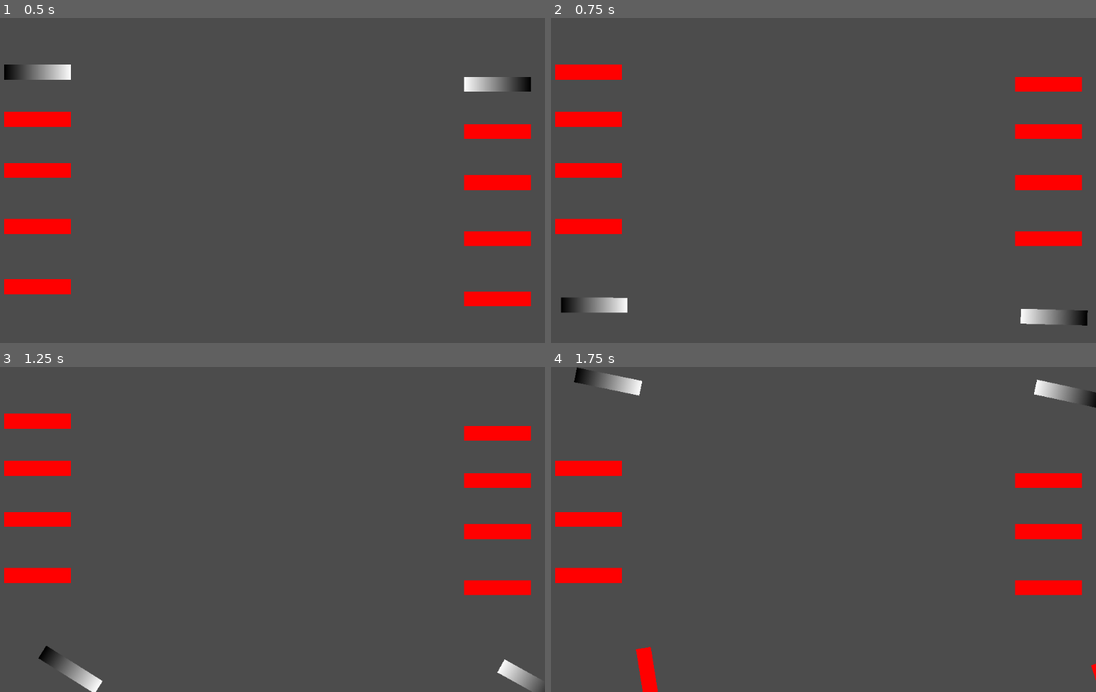
Above: before the commit, frames 1-4 (two rows, left to right).
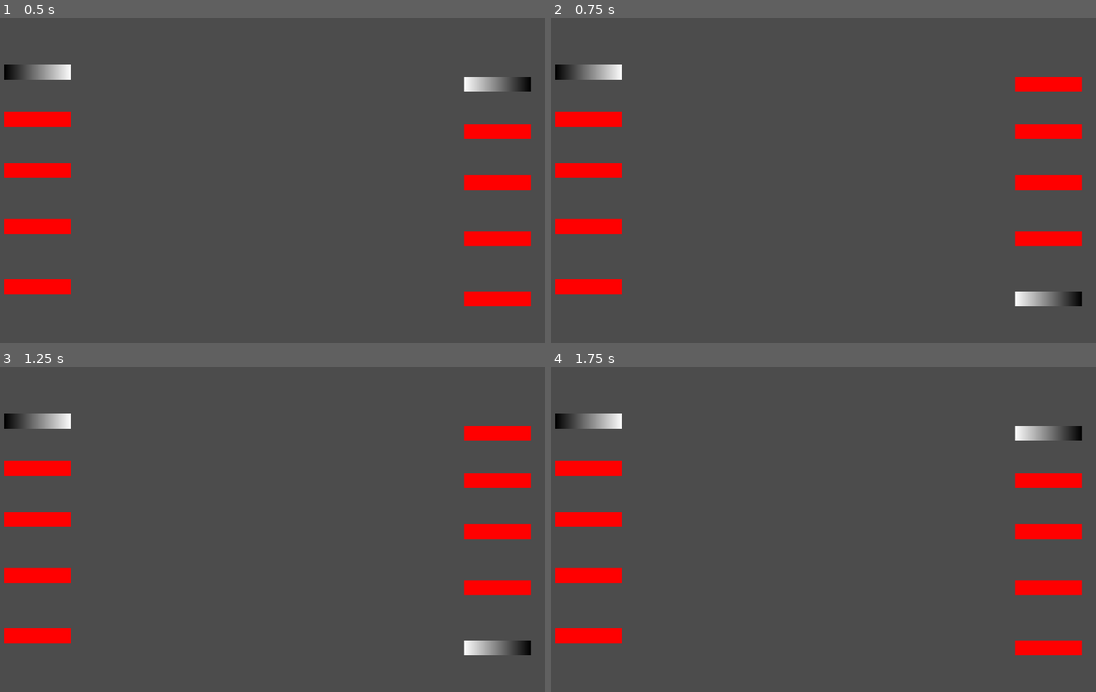
Above: after the commit, the same moments.

Repository: TheCatalyyst/LD41-les_cartes
Game: Godot game, scene res://Game.tscn
Two runs of this game, one before a commit and one after it. Both use one fixed random seed, a clock stepped at 60 frames per second and the inputs below.
Inputs:
- Up to frame 1 (0.5 s): no input
- Up to frame 2 (0.75 s): tap Enter at 0.5 s; hold Up (ui_up) from 0.53 s (still down); tap Space (ui_select) at 0.6 s
- Up to frame 3 (1.25 s): keep holding Up (ui_up); tap Space (ui_select) at 0.77, 1.07 s
- Up to frame 4 (1.75 s): release Up (ui_up) at 1.28 s; hold Down (ui_down) from 1.28 s (still down); tap Space (ui_select) at 1.35, 1.52 s

Frame 1 is identical in both runs. In frame 2, 2.5% of the frame differs, in the area x 0-99%, y 14-95%; in frame 3, 2.4%; in frame 4, 3.3%, in the area x 0-100%, y 0-100%.

Commit message:
gestion deux joueurs

Diff:
--- a/Game.tscn
+++ b/Game.tscn
@@ -9,6 +9,7 @@
 position = Vector2( 1024.02, 309.421 )
 scale = Vector2( -1, 1 )
 _sections_unfolded = [ "Transform" ]
+num = 2
 
 [node name="joueur2" parent="." index="1" instance=ExtResource( 1 )]
 
--- a/cartes/carte_attack.tscn
+++ b/cartes/carte_attack.tscn
@@ -3,7 +3,7 @@
 [ext_resource path="res://cartes/carte_base.tscn" type="PackedScene" id=1]
 [ext_resource path="res://cartes/carte_shield.gd" type="Script" id=2]
 
-[node name="carte_base" index="0" instance=ExtResource( 1 )]
+[node name="carte_base" instance=ExtResource( 1 )]
 
 script = ExtResource( 2 )
 rot = 2.0
--- a/joueur.gd
+++ b/joueur.gd
@@ -1,9 +1,10 @@
 extends Node2D
 
-export(int) var carte_select
+export(int) var num
 export(float) var vie
 export(Array) var pioche
 
+var carte_select
 func _ready():
 	piocher_carte()
 	piocher_carte()
@@ -14,23 +15,34 @@
 	$Cartes.get_child(carte_select).get_child(0).retourner_carte()
 
 func _process(delta):
-	if(Input.is_action_just_pressed("ui_down")):
-		$Cartes.get_child(carte_select).get_child(0).retourner_carte()
+	if(Input.is_action_just_pressed("action_down_" + String(num))):
+		if(!$Cartes.get_child(carte_select).est_vide()):
+			$Cartes.get_child(carte_select).get_child(0).retourner_carte()
 		carte_select = carte_select + 1
 		if(carte_select == $Cartes.get_child_count()):
 			carte_select = 0
-		$Cartes.get_child(carte_select).get_child(0).retourner_carte()
-	if(Input.is_action_just_pressed("ui_up")):
-		$Cartes.get_child(carte_select).get_child(0).retourner_carte()
+		if(!$Cartes.get_child(carte_select).est_vide()):
+			$Cartes.get_child(carte_select).get_child(0).retourner_carte()
+	if(Input.is_action_just_pressed("action_up_" + String(num))):
+		if(!$Cartes.get_child(carte_select).est_vide()):
+			$Cartes.get_child(carte_select).get_child(0).retourner_carte()
 		carte_select = (carte_select - 1)
 		if(carte_select < 0):
 			carte_select = $Cartes.get_child_count() - 1
-		$Cartes.get_child(carte_select).get_child(0).retourner_carte()
-	if(Input.is_action_just_pressed("ui_select")):
-		$Cartes.get_child(carte_select).get_child(0).lancer(Vector2(1,0))
+		if(!$Cartes.get_child(carte_select).est_vide()):
+			$Cartes.get_child(carte_select).get_child(0).retourner_carte()
+	if(Input.is_action_just_pressed("action_launch_" + String(num))):
+		if(!$Cartes.get_child(carte_select).est_vide()):
+			var dir
+			if(num == 1):
+				dir = Vector2(1,0)
+			else:
+				dir = Vector2(-1, 0)
+			$Cartes.get_child(carte_select).get_child(0).lancer(dir)
 
 func _on_Area2D_body_entered(body):
-	vie -= 1
+	# En espérant que ce soit une carte
+	body.OnContactPlayer()
 
 func piocher_carte():
 	var child_id = 0
--- a/joueur.tscn
+++ b/joueur.tscn
@@ -12,11 +12,13 @@
 [node name="joueur" type="Node2D" index="0"]
 
 script = ExtResource( 1 )
-carte_select = 0
-vie = 1.0
+num = 1
+vie = 10.0
 pioche = [ "res://cartes/carte_attack.tscn", "res://cartes/carte_shield.tscn" ]
 
-[node name="Area2D" type="Area2D" parent="." index="0"]
+[node name="Area2D" type="Area2D" parent="." index="0" groups=[
+"Joueur",
+]]
 
 editor/display_folded = true
 input_pickable = false
--- a/project.godot
+++ b/project.godot
@@ -14,6 +14,53 @@
 run/main_scene="res://Game.tscn"
 config/icon="res://icon.png"
 
+[input]
+
+action_up_1=[ Object(InputEventJoypadMotion,"resource_local_to_scene":false,"resource_name":"","device":0,"axis":1,"axis_value":-1.0,"script":null)
+, Object(InputEventJoypadButton,"resource_local_to_scene":false,"resource_name":"","device":0,"button_index":12,"pressure":0.0,"pressed":false,"script":null)
+, Object(InputEventKey,"resource_local_to_scene":false,"resource_name":"","device":0,"alt":false,"shift":false,"control":false,"meta":false,"command":false,"pressed":false,"scancode":90,"unicode":0,"echo":false,"script":null)
+, Object(InputEventKey,"resource_local_to_scene":false,"resource_name":"","device":0,"alt":false,"shift":false,"control":false,"meta":false,"command":false,"pressed":false,"scancode":87,"unicode":0,"echo":false,"script":null)
+ ]
+action_down_1=[ Object(InputEventJoypadMotion,"resource_local_to_scene":false,"resource_name":"","device":0,"axis":1,"axis_value":1.0,"script":null)
+, Object(InputEventJoypadButton,"resource_local_to_scene":false,"resource_name":"","device":0,"button_index":13,"pressure":0.0,"pressed":false,"script":null)
+, Object(InputEventKey,"resource_local_to_scene":false,"resource_name":"","device":0,"alt":false,"shift":false,"control":false,"meta":false,"command":false,"pressed":false,"scancode":83,"unicode":0,"echo":false,"script":null)
+ ]
+action_launch_1=[ Object(InputEventKey,"resource_local_to_scene":false,"resource_name":"","device":0,"alt":false,"shift":false,"control":false,"meta":false,"command":false,"pressed":false,"scancode":68,"unicode":0,"echo":false,"script":null)
+, Object(InputEventKey,"resource_local_to_scene":false,"resource_name":"","device":0,"alt":false,"shift":false,"control":false,"meta":false,"command":false,"pressed":false,"scancode":81,"unicode":0,"echo":false,"script":null)
+, Object(InputEventKey,"resource_local_to_scene":false,"resource_name":"","device":0,"alt":false,"shift":false,"control":false,"meta":false,"command":false,"pressed":false,"scancode":65,"unicode":0,"echo":false,"script":null)
+, Object(InputEventJoypadButton,"resource_local_to_scene":false,"resource_name":"","device":0,"button_index":2,"pressure":0.0,"pressed":false,"script":null)
+ ]
+action_move_1=[ Object(InputEventJoypadButton,"resource_local_to_scene":false,"resource_name":"","device":0,"button_index":3,"pressure":0.0,"pressed":false,"script":null)
+, Object(InputEventKey,"resource_local_to_scene":false,"resource_name":"","device":0,"alt":false,"shift":false,"control":false,"meta":false,"command":false,"pressed":false,"scancode":82,"unicode":0,"echo":false,"script":null)
+ ]
+action_effect_1=[ Object(InputEventJoypadButton,"resource_local_to_scene":false,"resource_name":"","device":0,"button_index":0,"pressure":0.0,"pressed":false,"script":null)
+, Object(InputEventKey,"resource_local_to_scene":false,"resource_name":"","device":0,"alt":false,"shift":false,"control":false,"meta":false,"command":false,"pressed":false,"scancode":69,"unicode":0,"echo":false,"script":null)
+ ]
+action_back_1=[ Object(InputEventKey,"resource_local_to_scene":false,"resource_name":"","device":0,"alt":false,"shift":false,"control":false,"meta":false,"command":false,"pressed":false,"scancode":16777217,"unicode":0,"echo":false,"script":null)
+, Object(InputEventJoypadButton,"resource_local_to_scene":false,"resource_name":"","device":0,"button_index":1,"pressure":0.0,"pressed":false,"script":null)
+ ]
+action_up_2=[ Object(InputEventJoypadMotion,"resource_local_to_scene":false,"resource_name":"","device":1,"axis":1,"axis_value":-1.0,"script":null)
+, Object(InputEventJoypadButton,"resource_local_to_scene":false,"resource_name":"","device":1,"button_index":12,"pressure":0.0,"pressed":false,"script":null)
+, Object(InputEventKey,"resource_local_to_scene":false,"resource_name":"","device":0,"alt":false,"shift":false,"control":false,"meta":false,"command":false,"pressed":false,"scancode":16777232,"unicode":0,"echo":false,"script":null)
+ ]
+action_down_2=[ Object(InputEventKey,"resource_local_to_scene":false,"resource_name":"","device":0,"alt":false,"shift":false,"control":false,"meta":false,"command":false,"pressed":false,"scancode":16777234,"unicode":0,"echo":false,"script":null)
+, Object(InputEventJoypadMotion,"resource_local_to_scene":false,"resource_name":"","device":1,"axis":1,"axis_value":1.0,"script":null)
+, Object(InputEventJoypadButton,"resource_local_to_scene":false,"resource_name":"","device":1,"button_index":13,"pressure":0.0,"pressed":false,"script":null)
+ ]
+action_launch_2=[ Object(InputEventKey,"resource_local_to_scene":false,"resource_name":"","device":0,"alt":false,"shift":false,"control":false,"meta":false,"command":false,"pressed":false,"scancode":16777231,"unicode":0,"echo":false,"script":null)
+, Object(InputEventKey,"resource_local_to_scene":false,"resource_name":"","device":0,"alt":false,"shift":false,"control":false,"meta":false,"command":false,"pressed":false,"scancode":16777233,"unicode":0,"echo":false,"script":null)
+, Object(InputEventJoypadButton,"resource_local_to_scene":false,"resource_name":"","device":1,"button_index":2,"pressure":0.0,"pressed":false,"script":null)
+ ]
+action_move_2=[ Object(InputEventKey,"resource_local_to_scene":false,"resource_name":"","device":0,"alt":false,"shift":false,"control":false,"meta":false,"command":false,"pressed":false,"scancode":80,"unicode":0,"echo":false,"script":null)
+, Object(InputEventJoypadButton,"resource_local_to_scene":false,"resource_name":"","device":1,"button_index":3,"pressure":0.0,"pressed":false,"script":null)
+ ]
+action_effect_2=[ Object(InputEventKey,"resource_local_to_scene":false,"resource_name":"","device":0,"alt":false,"shift":false,"control":false,"meta":false,"command":false,"pressed":false,"scancode":79,"unicode":0,"echo":false,"script":null)
+, Object(InputEventJoypadButton,"resource_local_to_scene":false,"resource_name":"","device":1,"button_index":0,"pressure":0.0,"pressed":false,"script":null)
+ ]
+action_back_2=[ Object(InputEventKey,"resource_local_to_scene":false,"resource_name":"","device":0,"alt":false,"shift":false,"control":false,"meta":false,"command":false,"pressed":false,"scancode":16777220,"unicode":0,"echo":false,"script":null)
+, Object(InputEventJoypadButton,"resource_local_to_scene":false,"resource_name":"","device":1,"button_index":0,"pressure":0.0,"pressed":false,"script":null)
+ ]
+
 [rendering]
 
 environment/default_environment="res://default_env.tres"
